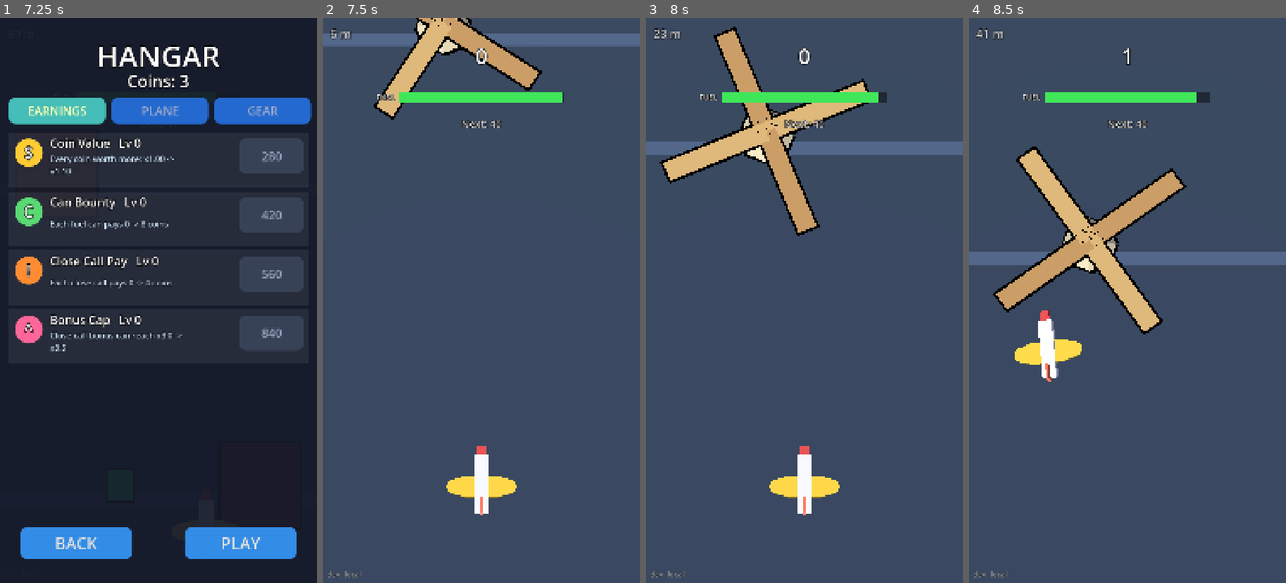
Above: before the commit, frames 1-4 (left to right).
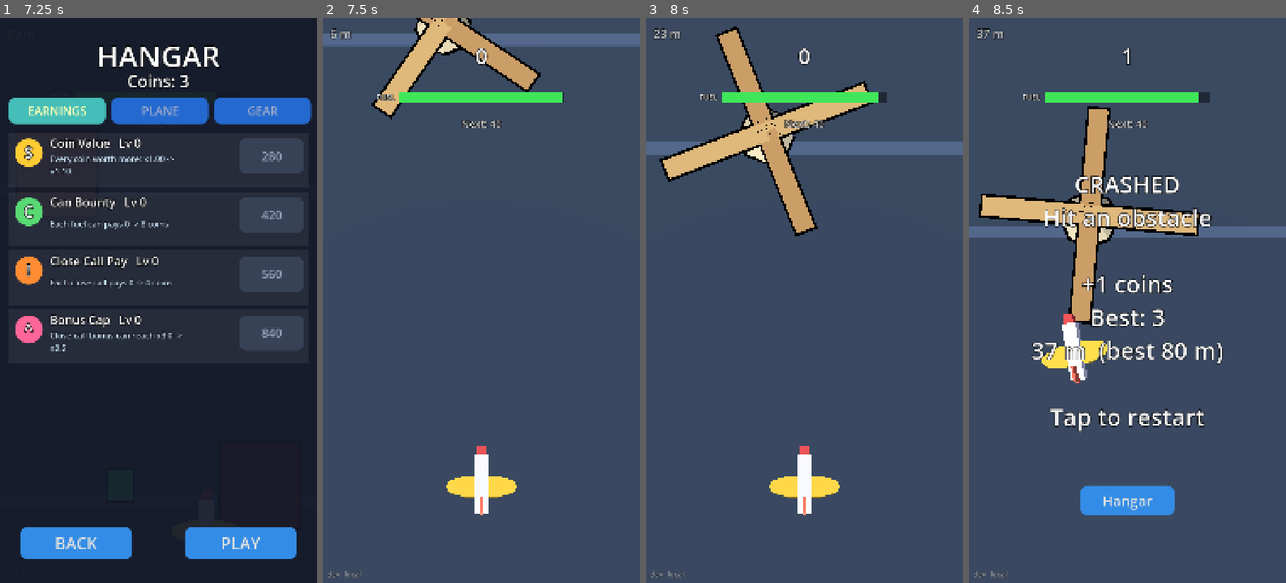
Above: after the commit, the same moments.

Repository: Hotshotted/sky-dodge
Game: Godot game, scene res://scenes/main.tscn
Two runs of this game, one before a commit and one after it. Both use one fixed random seed, a clock stepped at 60 frames per second and the inputs below.
Inputs (mouse positions are in pixels of both pictures, inside the frame that each line leads up to):
- Up to frame 1 (7.25 s): click "PLAY" at 0.5 s; click "PLAY" at 1.25 s; click "Countryside x1 coins Best 0 m…" at 2 s; click "HANGAR" at 2.75 s; click "PLAY" at 3.5 s; move the mouse to (228, 272) at 4.27 s; click (228, 272) at 4.42 s; drag from (95, 328) to (142, 413) at 5.02 s; move the mouse to (190, 176) at 5.77 s; click (190, 176) at 5.92 s; click "Hangar" at 6.5 s
- Up to frame 2 (7.5 s): click "PLAY" at 7.25 s
- Up to frame 3 (8 s): no input
- Up to frame 4 (8.5 s): drag from (1111, 413) to (1032, 215) at 8.02 s

Frame 1 is identical in both runs. In frame 2, 0.5% of the frame differs, in the area x 15-70%, y 0-18%; in frame 3, 1.0%; in frame 4, 18%, in the area x 0-100%, y 1-88%.

Commit message:
Windmill blades turn at a constant angular speed on the simulation clock; start angle set once at spawn from speed and distance to the plane's row; no windmill patterns around a speed step
Co-Authored-By: Claude Sonnet 5.5 <noreply@anthropic.com>
Claude-Session: https://claude.ai/code/session_01VXGMnPLKttRReKrjaHu4gF

Diff:
--- a/scripts/Kit.gd
+++ b/scripts/Kit.gd
@@ -519,6 +519,10 @@
 			var n: int = Tuning.windmill_blades[v]
 			var len: float = Tuning.windmill_blade[v]
 			e.reach = Vector2(len, len)
+			# Set once, here: the start angle that puts the blades at `phase` when this row reaches the plane's row, at the
+			# scroll speed now (speed only changes in BREATHER steps, and windmill patterns are never chosen around one).
+			var to_plane: float = (plane_z - _carrier_z(e)) / maxf(scroll_speed, 1.0)
+			e.phase = e.phase - e.dir * Tuning.windmill_speed[v] * to_plane
 			e.parts[0].mesh = _cyl(Tuning.windmill_hub[v], Tuning.windmill_hub[v] * 0.6, 0.5, 8)
 			for k in 4:
 				var bl: MeshInstance3D = e.parts[2 + k]
@@ -612,9 +616,9 @@
 		WINDMILL:
 			e.px = e.x0
 			e.pz = _carrier_z(e)
-			# the blades turn at windmill_speed, but their angle is pinned to the moment the windmill reaches the plane's row:
-			# there it always shows `phase`, whatever the scroll speed (so a pattern's timing holds at every speed step)
-			e.ang = e.phase - e.dir * Tuning.windmill_speed[int(e.a)] * (plane_z - e.pz) / maxf(scroll_speed, 1.0)
+			# constant angular speed on the simulation clock (e.age): nothing the plane does can change it. The starting angle
+			# was set once at spawn (see _setup) so that the blades show `phase` when the row reaches the plane.
+			e.ang = e.phase + e.dir * Tuning.windmill_speed[int(e.a)] * e.age
 			e.pivot.rotation.y = -e.ang
 		BALLOON:
 			e.px = clampf(e.x0 + e.amp * sin(e.rate * e.age + e.phase), -4.4, 4.4)
--- a/scripts/Main.gd
+++ b/scripts/Main.gd
@@ -363,6 +363,8 @@
 	if spawner.kit_on:   # Countryside: no ramp, only the steps a BREATHER brings (eased in)
 		_kit_speed = move_toward(_kit_speed, spawner.stepped_speed(spawner.speed_steps), Tuning.speed_step_rate * delta)
 		speed = _kit_speed * tail
+	if spawner.kit_on:
+		spawner.base_speed_now = _kit_speed
 	var step := speed * delta
 	score += step * Tuning.coins_per_unit * distance_pay() * earn_mult()
 	spawner.near_miss_scale = 1.0 + picks.value("daredevil") * 0.01
--- a/scripts/Spawner.gd
+++ b/scripts/Spawner.gd
@@ -244,6 +244,7 @@
 	wave_cycle = 0
 	speed_steps = 0
 	speed_steps_planned = 0
+	base_speed_now = -1.0
 	_step_marked_cycle = -1
 	_wave_start = 0.0
 	_wave_apply()
@@ -263,6 +264,8 @@
 	_last_row_z += dist
 	_advance_clouds(dist)
 	hazards.advance(dist)
+	kit.plane_z = plane_z   # (windmills set their start angle at spawn from these)
+	kit.scroll_speed = scroll_speed
 	if kit_on:
 		for r in _rows:
 			if r.step_mark and r.position.z >= plane_z - 8.0:
@@ -690,6 +693,7 @@
 var wave_hay_mult := 1.0
 const WAVE_NAMES := ["CALM", "BUILD", "PEAK", "BREATHER"]
 var wave_phase := 0
+var base_speed_now := -1.0           # set by Main: the Countryside speed before Tailwind (eased); differs from the target while a step is under way
 var speed_steps := 0                # speed steps applied so far (a BREATHER reached the plane)
 var speed_steps_planned := 0        # ...and spawned (patterns are chosen for the speed they will be flown at)
 var _step_marked_cycle := -1
@@ -778,6 +782,7 @@
 		if not forced.is_empty():
 			return forced
 	var rng := wave_range()
+	var windmills_wait := kit_on and base_speed_now >= 0.0 and (speed_steps_planned != speed_steps or absf(base_speed_now - stepped_speed(speed_steps_planned)) > 0.05)
 	var spd := maxf(scroll_speed, stepped_speed(speed_steps_planned)) if kit_on else scroll_speed
 	var slack := 0.5
 	while slack < 6.0:
@@ -787,6 +792,8 @@
 		weights.clear()
 		for p in Patterns.all():
 			if p["name"] == _pat_last or float(p["diff"]) < rng.x - slack or float(p["diff"]) > rng.y + slack:
+				continue
+			if windmills_wait and Patterns.has_tag(p, "windmill"):   # (their blade timing must not span a speed step)
 				continue
 			if spd < float(p["speed"][0]) - 0.01 or spd > float(p["speed"][1]):
 				continue
--- a/tests/smoke_test.gd
+++ b/tests/smoke_test.gd
@@ -2841,16 +2841,41 @@
 		check(absf(longest - maxf(tuning.windmill_blade[k_v] * 0.5, tuning.windmill_hub[k_v])) < 0.001, "windmill variant %d: blade shapes are the blade length (%.1f)" % [k_v, tuning.windmill_blade[k_v]])
 	check(blade_counts == [4, 3, 2], "windmills: standard 4 blades, large 3, small 2 (%s)" % str(blade_counts))
 	check(tuning.windmill_blade[0] >= 3.0 and tuning.windmill_blade[1] > tuning.windmill_blade[0] - 0.01 and tuning.windmill_speed[2] > tuning.windmill_speed[0] * 2.0, "the blades span most of the lane; the small one is much faster")
-	# the blades always show their `phase` when the windmill reaches the plane's row, at any scroll speed
-	var angle_ok := true
+	# the blades show their `phase` when the windmill reaches the plane's row (the start angle is set once, at spawn)
+	var angle_err := 0.0
 	for k_spd in [7.0, 13.0, 26.0]:
 		kit.release_all()
 		kit.scroll_speed = k_spd
+		kit.plane_z = kpz
+		k_carrier.position.z = kpz - 30.0
 		var k_wm2 = kit.spawn(2, k_carrier, 0.0, 0.0, 0.0, 0.0, 0.0, 0.0, 1.1, 1.0)
-		k_carrier.position.z = kpz
-		kit.update(0.0)
-		angle_ok = angle_ok and absf(k_wm2.ang - 1.1) < 0.0001
-	check(angle_ok, "windmill blades are at their pattern phase when they reach the plane, whatever the speed")
+		while k_carrier.position.z < kpz:
+			k_carrier.position.z += k_spd / 60.0
+			kit.update(1.0 / 60.0)
+		angle_err = maxf(angle_err, absf(wrapf(k_wm2.ang - 1.1, -PI, PI)))
+	check(angle_err < 0.06, "windmill blades are at their pattern phase when they reach the plane, at every speed (error %.3f rad)" % angle_err)
+	# ...and moving the plane never changes how fast they turn: a constant angular speed on the simulation clock
+	kit.release_all()
+	kit.scroll_speed = 10.0
+	k_carrier.position.z = kpz - 20.0
+	var k_wm3 = kit.spawn(2, k_carrier, 0.0, 0.0, 1.0, 0.0, 0.0, 0.0, 0.3, 1.0)   # the large windmill
+	var k_prev: float = k_wm3.ang
+	var k_steady := true
+	var k_rate_seen := 0.0
+	for i in 120:
+		kit.plane_x = 4.0 * sin(i * 0.9)   # the plane swings from side to side and up and down, hard
+		kit.plane_z = kpz + 3.0 * sin(i * 1.7)
+		k_carrier.position.z += 10.0 / 60.0
+		kit.update(1.0 / 60.0)
+		var k_rate: float = (k_wm3.ang - k_prev) * 60.0
+		k_rate_seen = k_rate
+		k_steady = k_steady and absf(k_rate - tuning.windmill_speed[1]) < 0.0001
+		k_prev = k_wm3.ang
+	check(k_steady, "swinging the plane about never changes the blades' angular speed (%.3f rad/s, set %.3f)" % [k_rate_seen, tuning.windmill_speed[1]])
+	kit.plane_x = 0.0
+	kit.plane_z = kpz
+	kit.scroll_speed = 7.0
+	kit.release_all()
 	kit.scroll_speed = 7.0
 	kit.release_all()
 	# the tractor: dust plume first, then it drives across (solid), dropping hay bales behind it
@@ -3282,6 +3307,28 @@
 			break
 	check(h_split_ok, "the next pattern is chosen in the frame after a pattern's last row, not with the first row of the new one")
 	hs.reset()
+	# windmill patterns are never chosen while a speed step is under way (their blade timing must not span one)
+	hs.kit_enabled = true
+	hs.apply_map(0)
+	hs.run_time = 40.0
+	var wm_picked := 0
+	var wm_picked_calm := 0
+	hs.base_speed_now = 7.0
+	hs.scroll_speed = 7.0
+	for i in 400:
+		hs.wave_phase = 1
+		hs._pat_last = ""
+		hs.speed_steps_planned = 1
+		hs.speed_steps = 0   # a step is spawned but not applied yet
+		wm_picked += int(P.has_tag(hs._choose_pattern(), "windmill"))
+		hs.speed_steps_planned = 0
+		hs.speed_steps = 0
+		hs.wave_phase = 1
+		hs._pat_last = ""
+		wm_picked_calm += int(P.has_tag(hs._choose_pattern(), "windmill"))
+	check(wm_picked == 0 and wm_picked_calm > 20, "no windmill pattern is chosen while a speed step is pending or under way (%d), and they are chosen otherwise (%d of 400)" % [wm_picked, wm_picked_calm])
+	hs.base_speed_now = -1.0
+	hs.reset()
 	# nothing is driven by the wall clock: motion advances by the frame's own delta, so a slow frame is never caught up
 	var clk0: float = hs.hazards._clock
 	hs.hazards.update(0.016)
